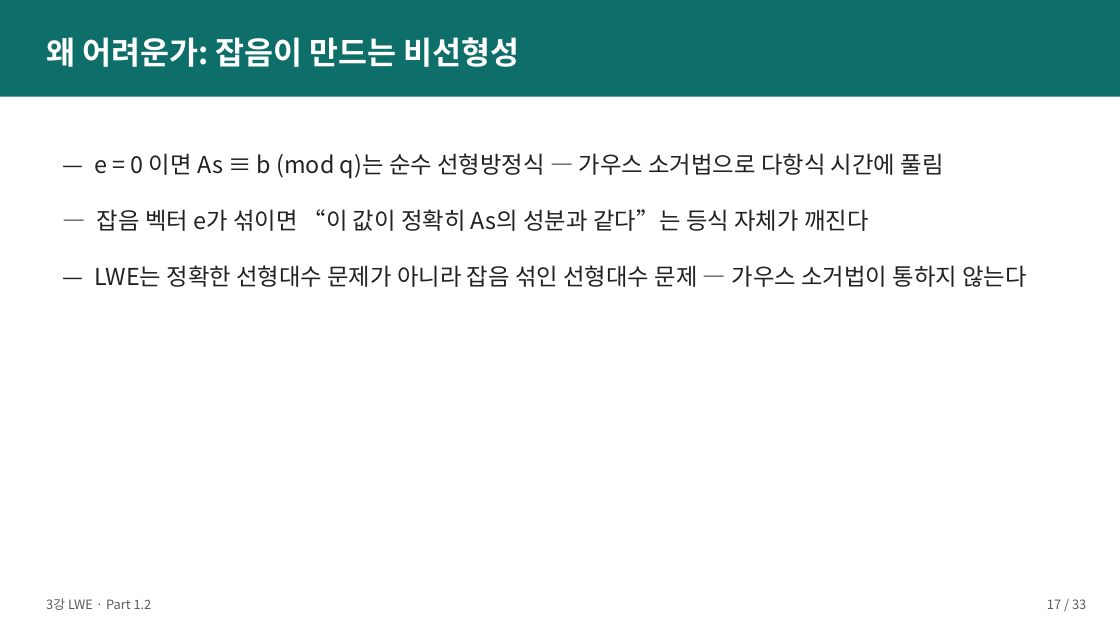
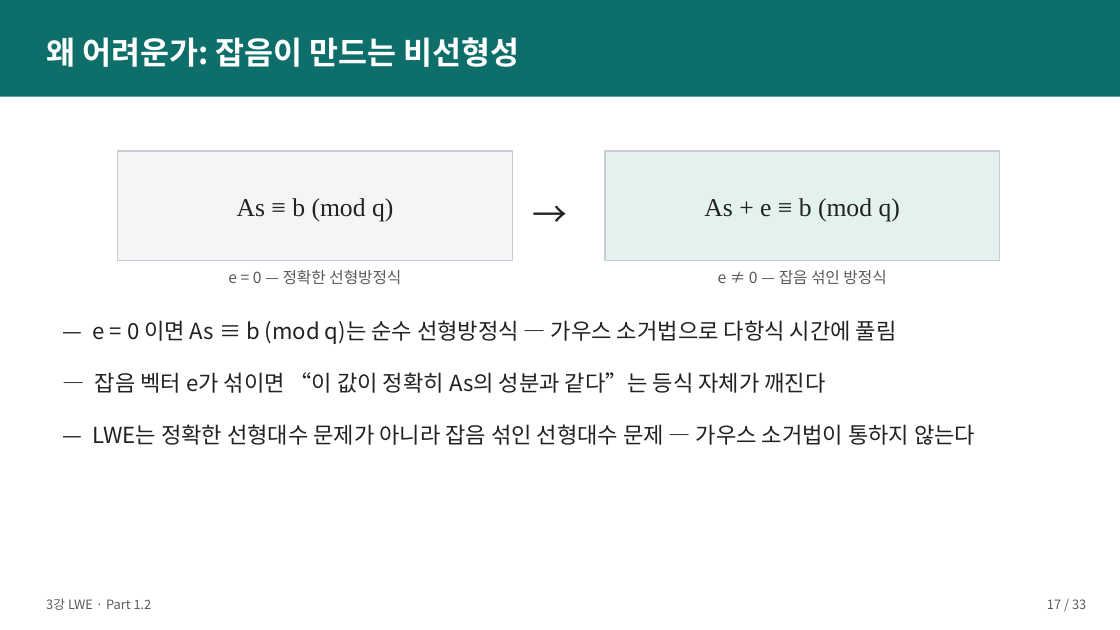
Before and after one commit to giyuubin/PQC, a slide deck: slide 17 of presentation/2강3강_발표자료_초안.pptx. Drawn at 1120x630 pixels with LibreOffice and Linux fonts; fonts in the diff are those of the drawing. Boxes give left, top, right and bottom in pixels: in the first picture for what was removed or moved away, otherwise in the second. Text is boxed around its words. In the diff, an @@ line names an element or a change of style, - is before the commit and + after.

```diff
--- a/presentation/2강3강_발표자료_초안.pptx
+++ b/presentation/2강3강_발표자료_초안.pptx
@@ rectangle added at bbox=[118, 151, 513, 260], fill #F4F5F7, outline #C7CBD3 1.25 pt, 22 pt, text #222222 @@
+As ≡ b (mod q)
@@ rectangle added at bbox=[605, 151, 1000, 260], fill #E3F1EF, outline #C7CBD3 1.25 pt, 22 pt, text #222222 @@
+As + e ≡ b (mod q)
@@ text added at bbox=[508, 185, 592, 235], 30 pt, text #222222 @@
+→
@@ text added at bbox=[228, 270, 401, 284], 13.5 pt, text #5A5A5A @@
+e = 0 — 정확한 선형방정식
@@ text added at bbox=[718, 270, 886, 284], 13.5 pt, text #5A5A5A @@
+e ≠ 0 — 잡음 섞인 방정식
@@ text "— e = 0 이면 ...": place and size @@
-text "— e = 0 이면 ..." at bbox=[94, 153, 1026, 287]
+text "— e = 0 이면 ..." at bbox=[93, 320, 975, 445]
@@ text "— e = 0 이면 ..." at bbox=[93, 320, 975, 445]: size 20 to 19 pt; less space between paragraphs @@
```
Also in this commit, not shown: 9 other slides changed.
